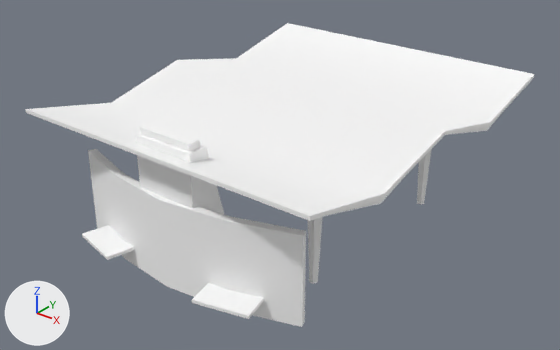
The FBX model Assets/Art/Static Meshes/City/Buildings/Unique/SM_CementPublicSpace.fbx, before and after one commit.
Rendered twice from a camera (50 mm lens) standing at (15.91, -21.49, 14.11) and looking at (-0.07, -1.51, 1.72). Every picture has the same lights, and +X, +Y and +Z are marked at lower left. The first picture is the older version. Where no turn or scale is listed for an object, it has been applied to the vertices.

Before the edit, the objects in view are built like this:
```python
me_mesh_029 = bpy.data.meshes.new('Mesh.029')
me_mesh_029.from_pydata(...)  # 229 vertices, 176 faces; spans x -5.91..5.91, y -8.18..6.33, z 0.0..5.14
me_mesh_029.materials.append(mat_material__26_004)  # white #ffffff
ob_sm_cementpublicspace = bpy.data.objects.new('SM_CementPublicSpace', me_mesh_029)
ob_sm_cementpublicspace.location = (0.0, 0.0, 0.0)
```
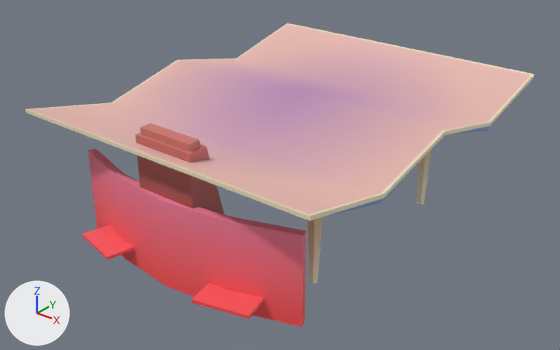
Where the newer file only moved an object's origin or applied its transform, the numbers keep the older frame.

The change in detail:
Picture 'T_Atlas_Buildings_BC.png' (img_t_atlas_buildings_bc_png) is new.
Material 'Material #36.076' (mat_material__36_076) is new.
Its texture is img_t_atlas_buildings_bc_png.
Its roughness is 0.553.
me_mesh_029 has 229 vertices, 176 faces and spans x -5.91..5.91, y -8.18..6.33, z 0.0..5.14.
me_mesh_029 no longer uses material mat_material__26_004 (white #ffffff).
me_mesh_029 gains material mat_material__36_076 (picture img_t_atlas_buildings_bc_png).

Location of each change, (x1, y1, x2, y2) in pixels of the pictures (560 x 350 px):
'SM_CementPublicSpace', recoloured (white to pink)
    both: (25, 23, 534, 327)
